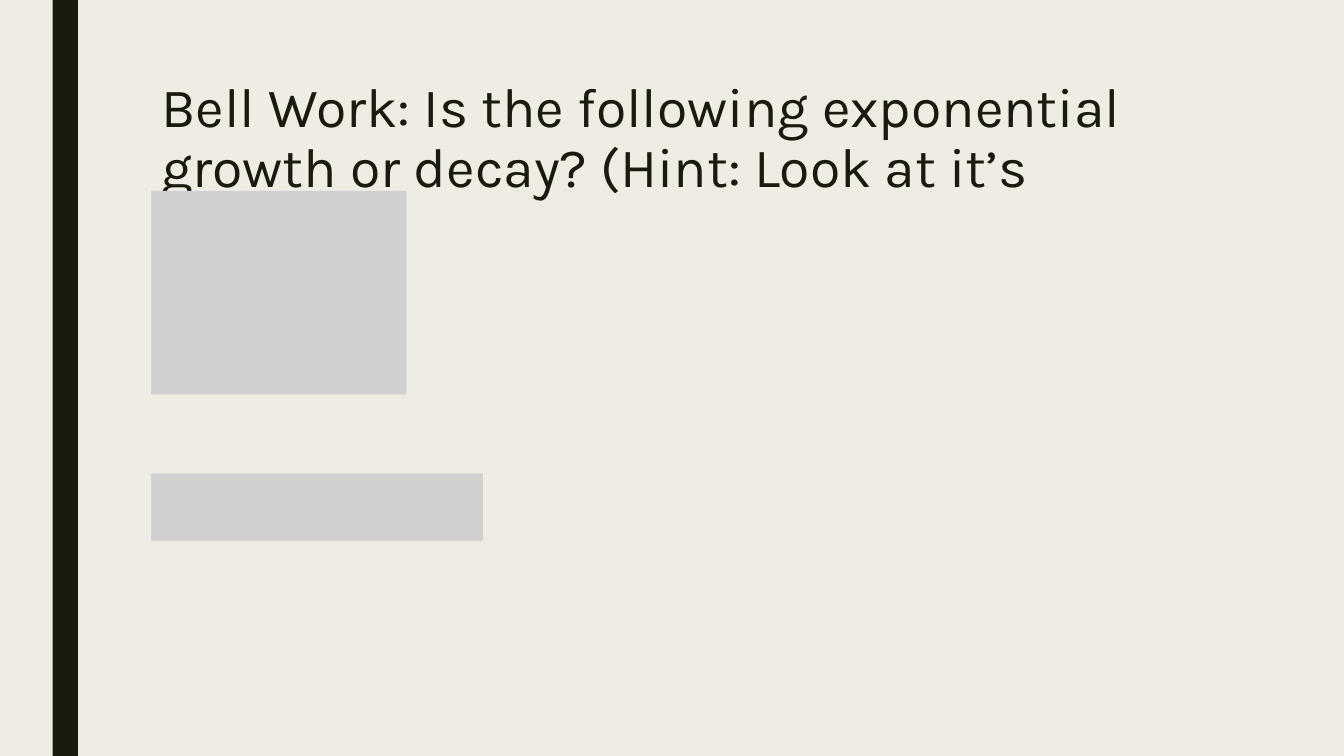
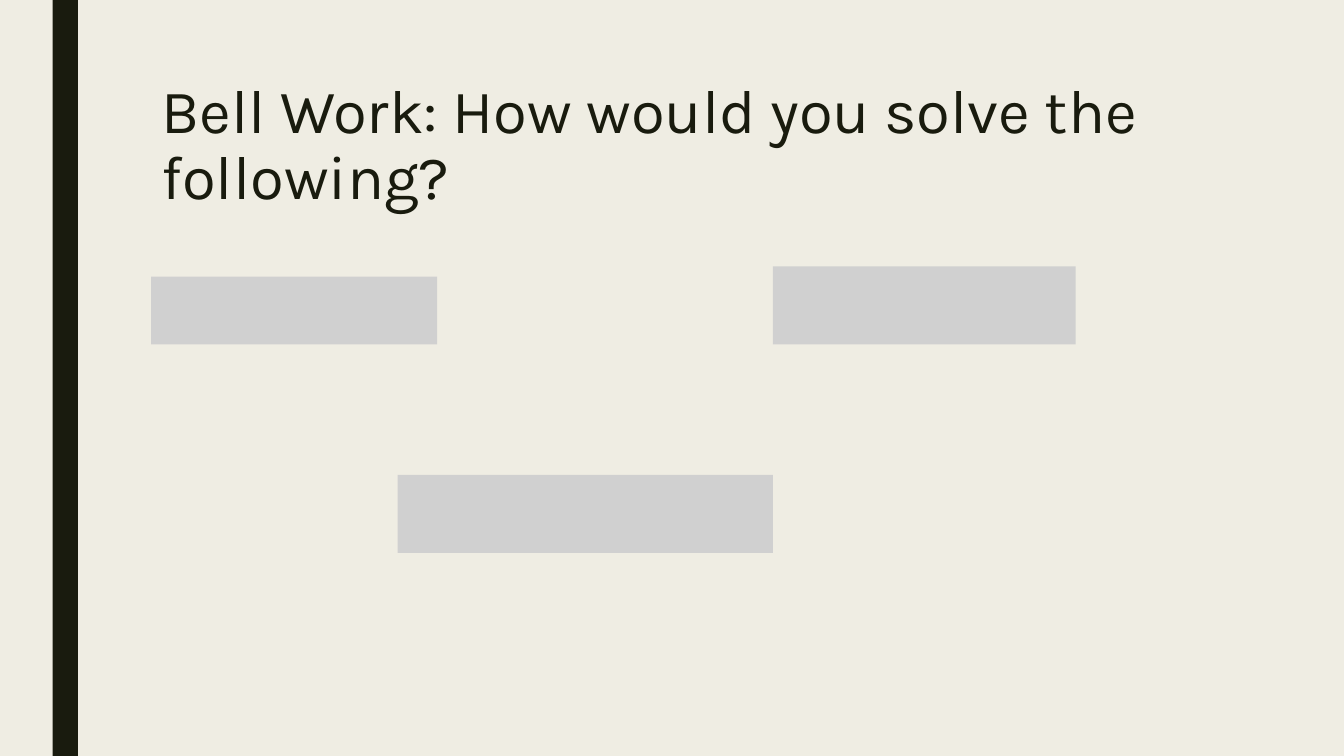
Before and after one commit to codecuddy/algebra_3-4, a slide deck: slide 2 of _PowerPoints/2nd Semester/Unit 9 Logarithms/Algebra_4_Day_072 7.1 Models and 7.2 Properties of exponential functions.pptx (slide 1 before the commit). Drawn at 1344x756 pixels with LibreOffice and Linux fonts; fonts in the diff are those of the drawing; grey boxes stand for pictures. Boxes give left, top, right and bottom in pixels: in the first picture for what was removed or moved away, otherwise in the second. Text is boxed around its words. In the diff, an @@ line names an element or a change of style, - is before the commit and + after.

```diff
--- a/_PowerPoints/2nd Semester/Unit 9 Logarithms/Algebra_4_Day_072 7.1 Models and 7.2 Properties of exponential functions.pptx
+++ b/_PowerPoints/2nd Semester/Unit 9 Logarithms/Algebra_4_Day_072 7.1 Models and 7.2 Properties of exponential functions.pptx
@@ title at (161, 91, 1137, 214): text changed; size 39.6 to 44 pt @@
-Bell Work: Is the following exponential growth or decay? (Hint: Look at it’s graph)
+Bell Work: How would you solve the following?
@@ picture added at (773, 266, 1076, 344) @@
@@ picture: place and size @@
-picture at (151, 191, 406, 394)
+picture at (151, 276, 438, 344)
@@ picture removed at (151, 474, 483, 541) @@
@@ picture added at (398, 475, 773, 553) @@
```
Also in this commit, not shown: 2 other slides changed, 1 slide added, 1 slide removed, 8 other files.
